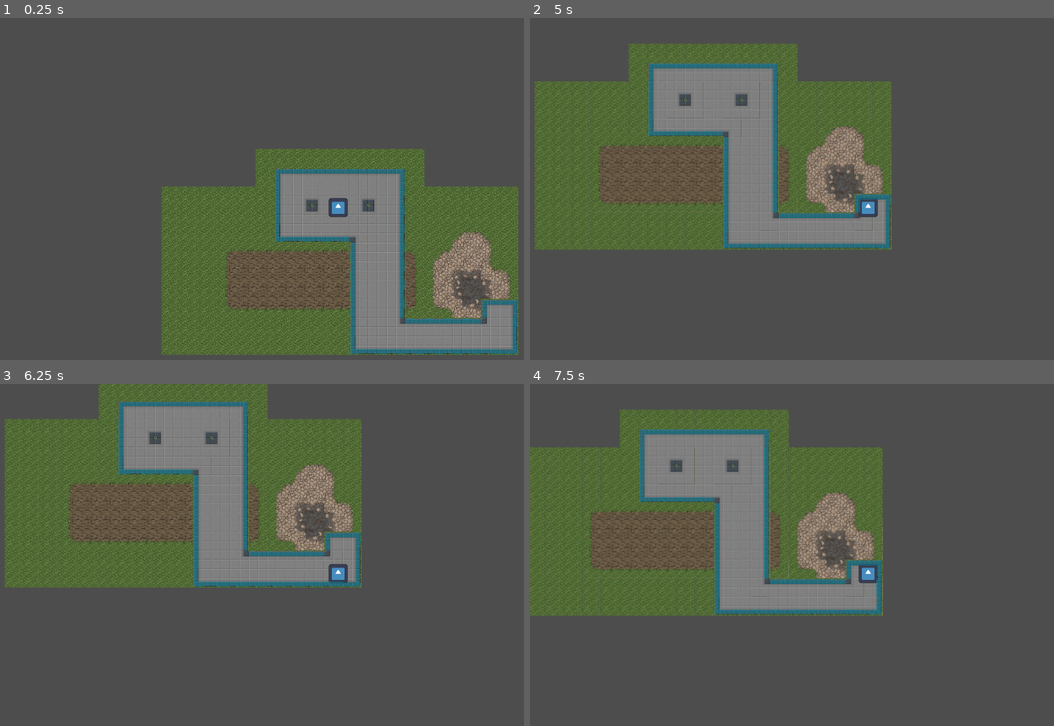
Above: before the commit, frames 1-4 (two rows, left to right).
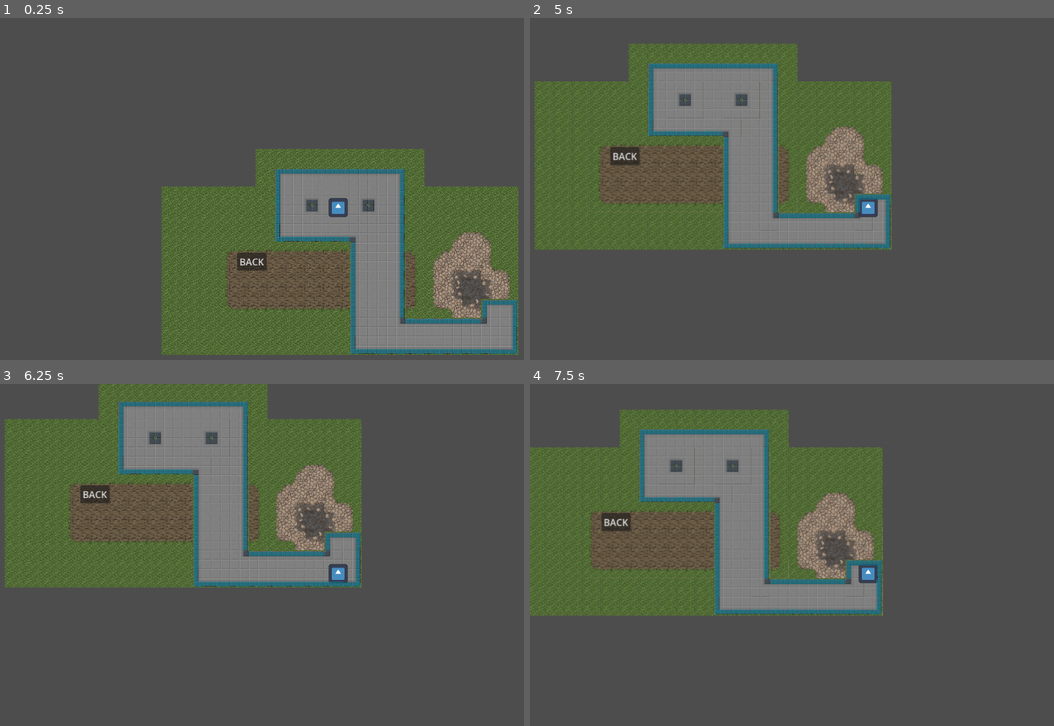
Above: after the commit, the same moments.

Repository: hartmaj2/awesome-game2
Game: Godot game, scene res://scenes/level.tscn
Same seed, same stepped clock (60 frames per second), same inputs: the game is played once before the commit and once after it. The engine's default icon, where the game draws it, is replaced by a stand-in: a white triangle on a blue panel in a dark square. Sound files missing from this copy of the repository are replaced by a short silence.
Inputs (mouse positions are in pixels of both pictures, inside the frame that each line leads up to):
- Up to frame 1 (0.25 s): no input
- Up to frame 2 (5 s): tap Enter at 0.5 s; move the mouse to (1017, 189) at 0.52 s; hold D (right) 0.53-1.25 s; click (1017, 189) at 0.6 s; click "BACK" at 1.25 s; tap Space at 2 s; move the mouse to (734, 226) at 2.02 s; hold S (down) 2.03-2.78 s; click (734, 226) at 2.1 s; move the mouse to (933, 124) at 2.77 s; hold D (right) 2.78-3.53 s; click (933, 124) at 2.85 s; move the mouse to (833, 284) at 3.52 s; hold W (up) 3.53-4.28 s; click (833, 284) at 3.6 s; move the mouse to (outside the picture) at 4.27 s; hold A (left) from 4.28 s (still down); click (outside the picture) at 4.35 s; tap Escape (settings) at 4.9 s
- Up to frame 3 (6.25 s): move the mouse to (136, 517) at 5.02 s; click (136, 517) at 5.1 s; tap Enter at 5.75 s; move the mouse to (372, 572) at 5.77 s; release A (left) at 5.78 s; hold S (down) from 5.78 s (still down); click (372, 572) at 5.85 s
- Up to frame 4 (7.5 s): tap Space at 6.5 s; move the mouse to (765, 479) at 6.52 s; release S (down) at 6.53 s; hold D (right) 6.53-7.28 s; click (765, 479) at 6.6 s; tap Enter at 7.25 s; move the mouse to (1017, 555) at 7.27 s; hold W (up) from 7.28 s (still down); click (1017, 555) at 7.35 s

The runs differ from the first frame. In frame 1, 0.3% of the frame differs, in the area x 45-51%, y 68-74%; in frame 2, 0.3%; in frame 3, 0.3%, in the area x 15-22%, y 29-35%; in frame 4, 0.3%.

Commit message:
settings work

Diff:
--- a/project.godot
+++ b/project.godot
@@ -14,10 +14,6 @@
 run/main_scene="res://scenes/level.tscn"
 config/features=PackedStringArray("4.3", "GL Compatibility")
 config/icon="res://assets/icon.svg"
-
-[autoload]
-
-Settings="*res://scenes/settings.tscn"
 
 [input]
 
--- a/scenes/level.tscn
+++ b/scenes/level.tscn
@@ -1,8 +1,9 @@
-[gd_scene load_steps=6 format=4 uid="uid://cctcx57f3wqjw"]
+[gd_scene load_steps=7 format=4 uid="uid://cctcx57f3wqjw"]
 
-[ext_resource type="Script" path="res://scripts/settings.gd" id="1_1jyaj"]
+[ext_resource type="Script" path="res://scripts/level.gd" id="1_t0xxj"]
 [ext_resource type="Texture2D" uid="uid://ccumciw2ma5k5" path="res://assets/grass.png" id="1_w2of7"]
 [ext_resource type="PackedScene" uid="uid://cqawfnxg2w36o" path="res://scenes/player.tscn" id="2_fovg7"]
+[ext_resource type="PackedScene" uid="uid://b2r5eapldya2u" path="res://scenes/settings.tscn" id="4_n2ojd"]
 
 [sub_resource type="TileSetAtlasSource" id="TileSetAtlasSource_1itmj"]
 texture = ExtResource("1_w2of7")
@@ -85,7 +86,7 @@
 sources/1 = SubResource("TileSetAtlasSource_1itmj")
 
 [node name="Level" type="Node2D"]
-script = ExtResource("1_1jyaj")
+script = ExtResource("1_t0xxj")
 
 [node name="TileMapLayer" type="TileMapLayer" parent="."]
 tile_map_data = PackedByteArray("AAABAAEAAQABAAIAAAACAAEAAQABAAIAAAADAAEAAQABAAIAAAAEAAEAAQABAAIAAAAFAAEAAQABAAIAAAAGAA …(2944 unchanged characters)…
@@ -98,3 +99,5 @@
 scale = Vector2(0.25, 0.25)
 
 [node name="Camera2D" type="Camera2D" parent="Player"]
+
+[node name="Settings" parent="." instance=ExtResource("4_n2ojd")]
--- a/scripts/level.gd
+++ b/scripts/level.gd
@@ -1,5 +1,6 @@
 extends Node2D
+
 func _process(delta: float) -> void:
 	if (Input.is_action_just_pressed("settings")):
 		print("esc")
-		#Settings.visible = true
+		$Settings.visible = true
